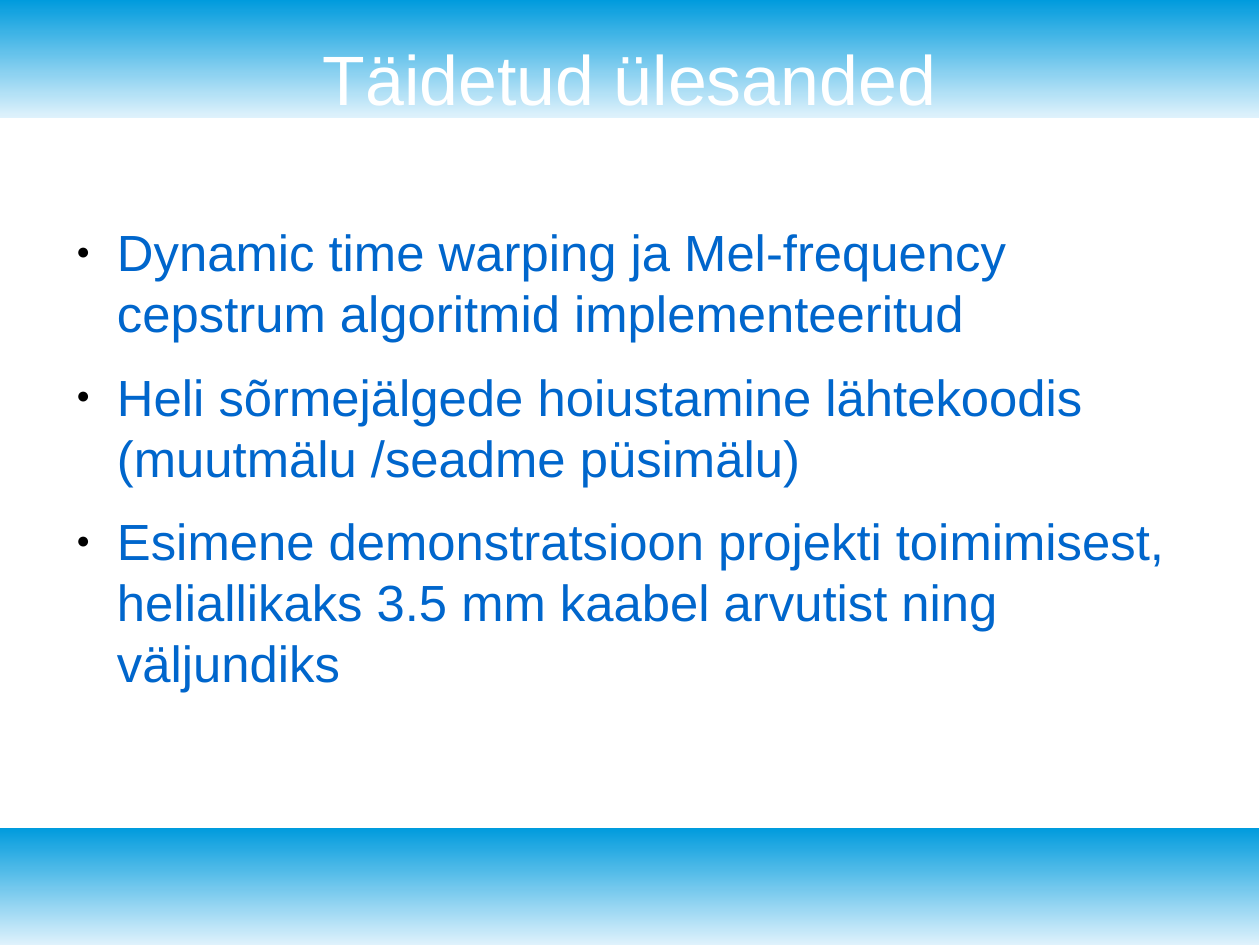
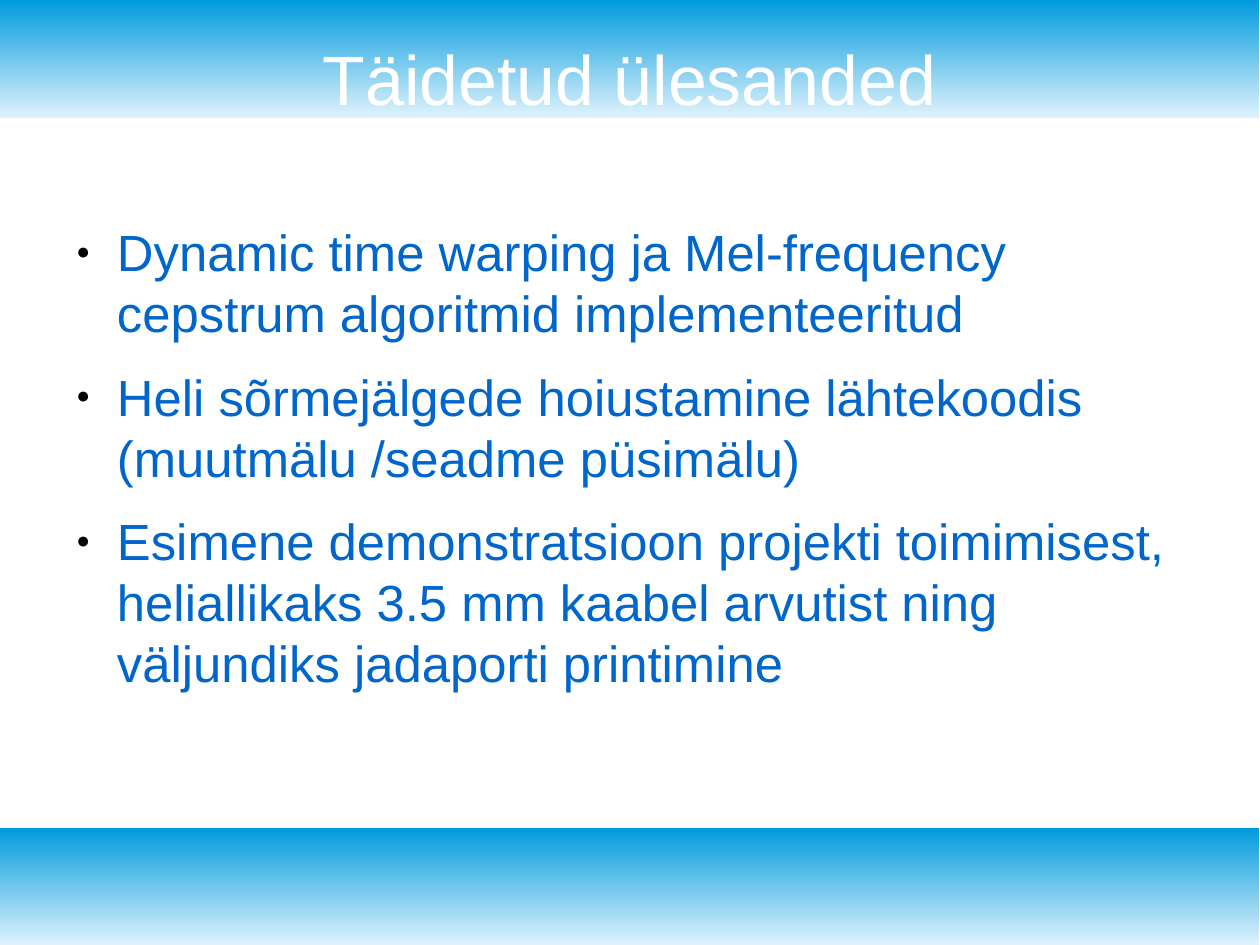
Before and after one commit to margosall/Digitization-Realization, a slide deck: slide 2 of docs/presentation_19_11.odp. Drawn at 1260x945 pixels with LibreOffice and Linux fonts; fonts in the diff are those of the drawing. Boxes give left, top, right and bottom in pixels: in the first picture for what was removed or moved away, otherwise in the second. Text is boxed around its words. In the diff, an @@ line names an element or a change of style, - is before the commit and + after.

Commit message:
fixed presentation

```diff
--- a/docs/presentation_19_11.odp
+++ b/docs/presentation_19_11.odp
@@ text at <box>117,523,1164,693</box>: text changed @@
-● Esimene demonstratsioon projekti toimimisest, heliallikaks 3.5 mm kaabel arvutist ning väljundiks
+● Esimene demonstratsioon projekti toimimisest, heliallikaks 3.5 mm kaabel arvutist ning väljundiks jadaporti printimine
```
Also in this commit, not shown: 1 other file.
